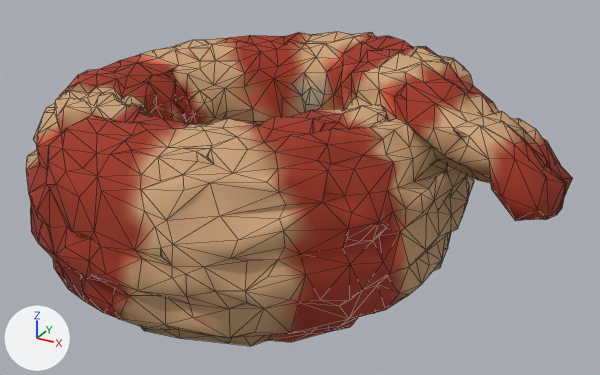
Before and after pictures for a commit that changed the glTF model public/models/x-scarf.glb.
One viewpoint serves both versions: a 50 mm lens placed at (0.718, -1.274, 0.586), pointed at (0.023, -0.01, -0.045). Arrows for +X, +Y and +Z are at lower left; the lights stay in place. The first picture is the older version. Mesh edges are drawn as thin lines. Where no turn or scale is listed for an object, it has been applied to the vertices. Vertices at exactly the same position are counted once.

Objects in the first picture: 'tripo_node_69d3a8c4-d3b6-4c31-a277-7fc5de03c360'.
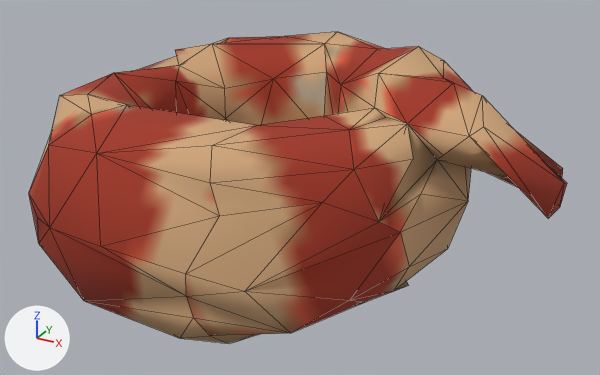
Where the newer file only moved an object's origin or applied its transform, the numbers keep the older frame.

Changed parts and their boxes (x1, y1, x2, y2) in the pictures (600 x 375 px):
'tripo_node_69d3a8c4-d3b6-4c31-a277-7fc5de03c360', reshaped
    before: (26, 32, 573, 346)
    after: (29, 32, 567, 343)
part 1 of me_tripo_mesh_69d3a8c4_d3b6_4c31_a277_7fc5de03c360, deleted (brown)
    before: (26, 32, 573, 346)

The edits, one by one:
me_tripo_mesh_69d3a8c4_d3b6_4c31_a277_7fc5de03c360 is used by ob_tripo_node_69d3a8c4_d3b6_4c31_a277_7fc5de03c360; location (0.0, 0.0, 0.0).
me_tripo_mesh_69d3a8c4_d3b6_4c31_a277_7fc5de03c360 had 1382 vertices, 2760 faces and spanned x -0.5..0.5, y -0.439..0.439, z -0.206..0.206.
me_tripo_mesh_69d3a8c4_d3b6_4c31_a277_7fc5de03c360 now has 160 vertices, 320 faces and spans x -0.493..0.498, y -0.421..0.437, z -0.206..0.203.
me_tripo_mesh_69d3a8c4_d3b6_4c31_a277_7fc5de03c360 part 1: 1218 vertices removed from x -0.5..0.5, y -0.439..0.439, z -0.204..0.206.
Other edits to the shape of me_tripo_mesh_69d3a8c4_d3b6_4c31_a277_7fc5de03c360 do not show in these pictures.
